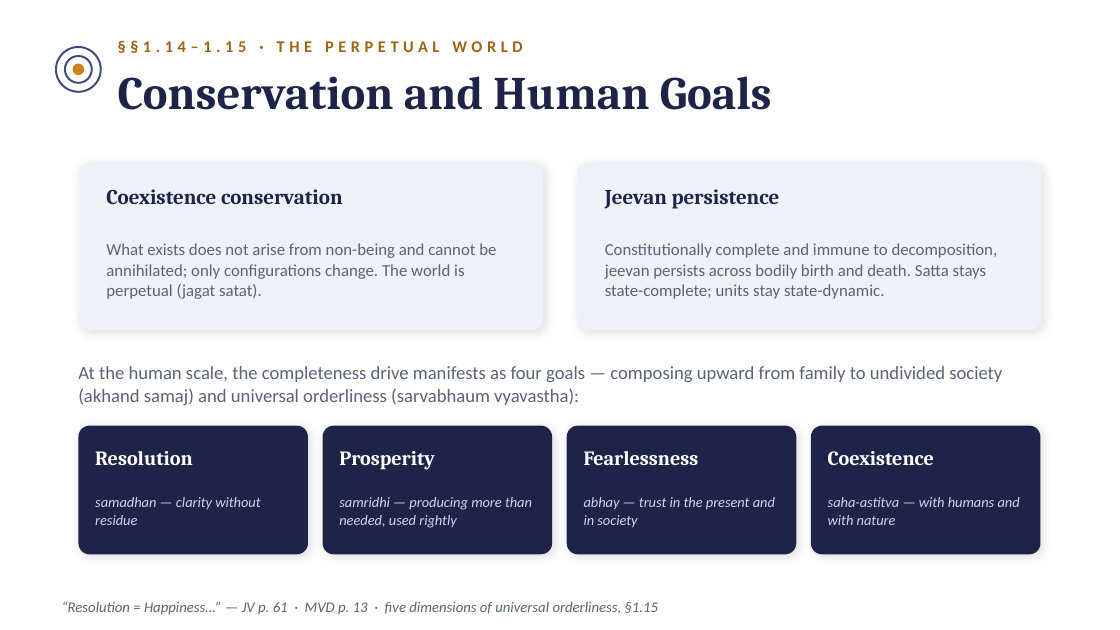
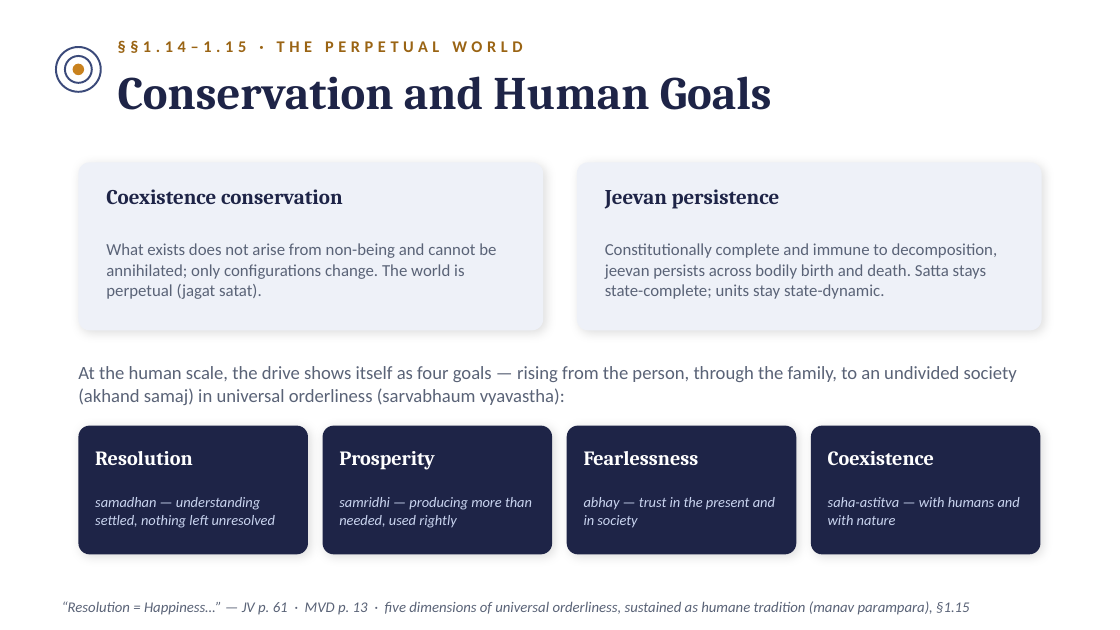
Before and after one commit to raghavamohan/AnalyticMadhyasthDarshan, a slide deck: slide 17 of Studies/The-Ontology-of-Coexistence/The-Ontology-of-Existence-Madhyasth-Darshan.pptx. Drawn at 1120x630 pixels with LibreOffice and Linux fonts; fonts in the diff are those of the drawing. Boxes give left, top, right and bottom in pixels: in the first picture for what was removed or moved away, otherwise in the second. Text is boxed around its words. In the diff, an @@ line names an element or a change of style, - is before the commit and + after.

```diff
--- a/Studies/The-Ontology-of-Coexistence/The-Ontology-of-Existence-Madhyasth-Darshan.pptx
+++ b/Studies/The-Ontology-of-Coexistence/The-Ontology-of-Existence-Madhyasth-Darshan.pptx
@@ text at [78, 366, 1017, 405]: text changed @@
-At the human scale, the completeness drive manifests as four goals — composing upward from family to undivided society (akhand samaj) and universal orderliness (sarvabhaum vyavastha):
+At the human scale, the drive shows itself as four goals — rising from the person, through the family, to an undivided society (akhand samaj) in universal orderliness (sarvabhaum vyavastha):
@@ text at [95, 497, 275, 528]: text changed @@
-samadhan — clarity without residue
+samadhan — understanding settled, nothing left unresolved
@@ text at [62, 601, 969, 615]: text changed @@
-“Resolution = Happiness…” — JV p. 61 · MVD p. 13 · five dimensions of universal orderliness, §1.15
+“Resolution = Happiness…” — JV p. 61 · MVD p. 13 · five dimensions of universal orderliness, sustained as humane tradition (manav parampara), §1.15
```
Also in this commit, not shown: 6 other slides changed, 1 slide added.
